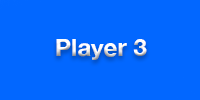
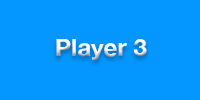
Comparing the layer stacks of the two 200 x 100 images. Changes:
painted on "Layer 0" over 0, 0, 200, 100
